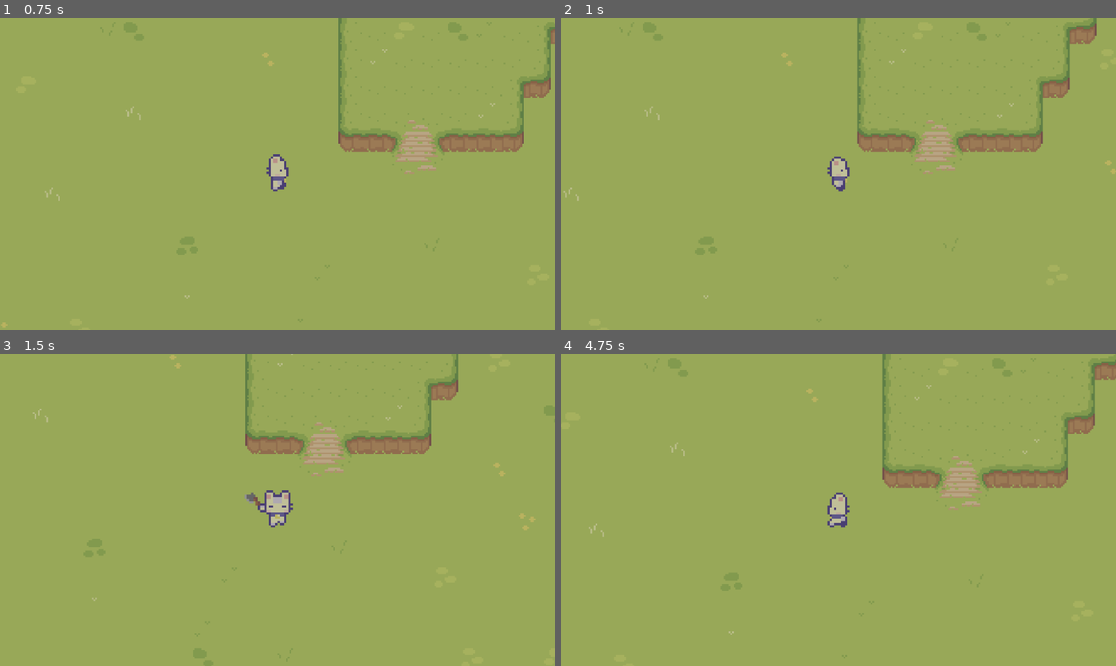
Above: before the commit, frames 1-4 (two rows, left to right).
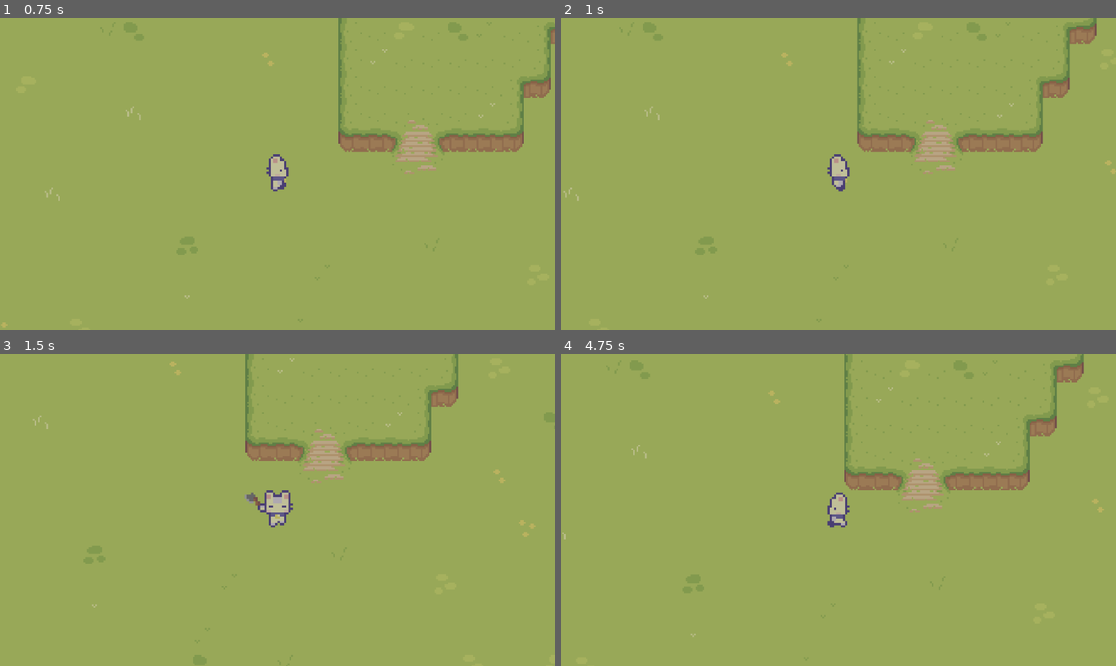
Above: after the commit, the same moments.

Repository: lazoulios/godot-2d-untitled-unfinished
Game: Godot game, scene res://Scenes/main.tscn
The game is run twice, just before and just after one commit, with the same random seed, the same clock (stepped at 60 frames per second) and the same inputs.
Inputs (mouse positions are in pixels of both pictures, inside the frame that each line leads up to):
- Up to frame 1 (0.75 s): tap Enter at 0.5 s; move the mouse to (399, 158) at 0.52 s; hold D (right) from 0.53 s (still down); hold Shift (run) from 0.53 s (still down)
- Up to frame 2 (1 s): keep holding D (right); keep holding Shift (run)
- Up to frame 3 (1.5 s): move the mouse to (166, 525) at 1.27 s; release D (right) at 1.28 s; release Shift (run) at 1.28 s; hold S (down) from 1.28 s (still down); click (166, 525) at 1.35 s
- Up to frame 4 (4.75 s): tap Shift (run) at 1.55, 2.85, 3.8, 4.35 s; move the mouse to (894, 441) at 2.02 s; release S (down) at 2.03 s; hold D (right) 2.03-2.78 s; hold Shift (run) 2.03-2.78 s; move the mouse to (810, 572) at 2.77 s; hold W (up) 2.78-3.53 s; move the mouse to (1005, 556) at 3.52 s; press the mouse at (1005, 556) at 3.53 s; hold A (left) from 3.53 s (still down); move the mouse to (672, 463) at 4.27 s; release the mouse at (672, 463) at 4.28 s

Frame 1 is identical in both runs. In frame 2, less than 0.1% of the frame differs, in the area x 48-51%, y 43-48%; in frame 3, 2.3%; in frame 4, 4.3%, in the area x 0-100%, y 0-91%.

Commit message:
Fixed running animation not working. Added hitboxes for player, enemy and axe

Diff:
--- a/Characters/Enemy.gd
+++ b/Characters/Enemy.gd
@@ -10,11 +10,16 @@
 func _physics_process(_delta):
 	if player_chase:
 		position += (player.position -position) / speed
+		$AnimatedSprite2D.play("walk")
+		if (player.position.x - position.x < 0):
+			$AnimatedSprite2D.flip_h = true
+		else:
+			$AnimatedSprite2D.flip_h = false
 
 func _on_actionable_body_shape_entered(_body_rid:RID, body:Node2D, _body_shape_index:int, _local_shape_index:int):
 	player = body
 	player_chase = true
-	$AnimatedSprite2D.play("walk")
+
 
 func _on_actionable_body_shape_exited(_body_rid:RID, _body:Node2D, _body_shape_index:int, _local_shape_index:int):
 	player = null
--- a/Characters/Enemy.tscn
+++ b/Characters/Enemy.tscn
@@ -132,17 +132,19 @@
 [sub_resource type="CircleShape2D" id="CircleShape2D_rltc6"]
 radius = 58.0086
 
+[sub_resource type="CircleShape2D" id="CircleShape2D_7fxvh"]
+radius = 8.08824
+
 [node name="Enemy" type="CharacterBody2D"]
 script = ExtResource("1_wgeul")
-speed = 45.0
+speed = 55.0
 
 [node name="AnimatedSprite2D" type="AnimatedSprite2D" parent="."]
 texture_filter = 1
 position = Vector2(0, -1)
 scale = Vector2(0.8, 0.8)
 sprite_frames = SubResource("SpriteFrames_nks23")
-animation = &"walk"
-frame_progress = 0.64837
+animation = &"idle"
 speed_scale = 1.5
 
 [node name="CollisionShape2D" type="CollisionShape2D" parent="."]
@@ -157,5 +159,11 @@
 shape = SubResource("CircleShape2D_rltc6")
 debug_color = Color(0.929412, 0.223529, 0.356863, 0.419608)
 
+[node name="Enemy_Hitbox" type="Area2D" parent="."]
+
+[node name="CollisionShape2D" type="CollisionShape2D" parent="Enemy_Hitbox"]
+scale = Vector2(0.98909, 0.988175)
+shape = SubResource("CircleShape2D_7fxvh")
+
 [connection signal="body_shape_entered" from="Actionable" to="." method="_on_actionable_body_shape_entered"]
 [connection signal="body_shape_exited" from="Actionable" to="." method="_on_actionable_body_shape_exited"]
--- a/Characters/Player.gd
+++ b/Characters/Player.gd
@@ -19,16 +19,19 @@
 			attack()
 
 func move():
-
 	input_movement = Input.get_vector("left","right","up","down")
-
 	if input_movement != Vector2.ZERO:
 		animation_tree.set("parameters/idle/blend_position",input_movement)
 		animation_tree.set("parameters/walk/blend_position",input_movement)
 		animation_tree.set("parameters/run/blend_position",input_movement)
 		animation_tree.set("parameters/attack/blend_position",input_movement)
-		state_machine.travel("walk")
-		velocity = input_movement * move_speed
+		if Input.get_action_strength("run"):
+			velocity = input_movement * (move_speed+sprint_speed)
+			state_machine.travel("run")
+		else :
+			velocity = input_movement * move_speed
+			state_machine.travel("walk")
+
 
 	if input_movement == Vector2.ZERO:
 		state_machine.travel("idle")
--- a/Characters/Player.tscn
+++ b/Characters/Player.tscn
@@ -19,6 +19,30 @@
 "transitions": PackedFloat32Array(1),
 "update": 1,
 "values": [0]
+}
+tracks/1/type = "value"
+tracks/1/imported = false
+tracks/1/enabled = true
+tracks/1/path = NodePath("Axe/CollisionShape2D:position")
+tracks/1/interp = 1
+tracks/1/loop_wrap = true
+tracks/1/keys = {
+"times": PackedFloat32Array(0),
+"transitions": PackedFloat32Array(1),
+"update": 0,
+"values": [Vector2(-1.20192, 11.4063)]
+}
+tracks/2/type = "value"
+tracks/2/imported = false
+tracks/2/enabled = true
+tracks/2/path = NodePath("Axe/CollisionShape2D:disabled")
+tracks/2/interp = 1
+tracks/2/loop_wrap = true
+tracks/2/keys = {
+"times": PackedFloat32Array(0),
+"transitions": PackedFloat32Array(1),
+"update": 1,
+"values": [true]
 }
 
 [sub_resource type="Animation" id="Animation_j8fis"]
@@ -50,6 +74,30 @@
 "method": &"on_state_reset"
 }]
 }
+tracks/2/type = "value"
+tracks/2/imported = false
+tracks/2/enabled = true
+tracks/2/path = NodePath("Axe/CollisionShape2D:position")
+tracks/2/interp = 1
+tracks/2/loop_wrap = true
+tracks/2/keys = {
+"times": PackedFloat32Array(0.3, 0.4, 0.5),
+"transitions": PackedFloat32Array(1, 1, 1),
+"update": 0,
+"values": [Vector2(-10.3846, 1.53846), Vector2(-1.20192, 11.4063), Vector2(-1.20192, 11.4063)]
+}
+tracks/3/type = "value"
+tracks/3/imported = false
+tracks/3/enabled = true
+tracks/3/path = NodePath("Axe/CollisionShape2D:disabled")
+tracks/3/interp = 1
+tracks/3/loop_wrap = true
+tracks/3/keys = {
+"times": PackedFloat32Array(0, 0.3, 0.5),
+"transitions": PackedFloat32Array(1, 1, 1),
+"update": 1,
+"values": [true, false, true]
+}
 
 [sub_resource type="Animation" id="Animation_8hqme"]
 resource_name = "attack_left"
@@ -80,6 +128,30 @@
 "method": &"on_state_reset"
 }]
 }
+tracks/2/type = "value"
+tracks/2/imported = false
+tracks/2/enabled = true
+tracks/2/path = NodePath("Axe/CollisionShape2D:position")
+tracks/2/interp = 1
+tracks/2/loop_wrap = true
+tracks/2/keys = {
+"times": PackedFloat32Array(0.3, 0.4),
+"transitions": PackedFloat32Array(1, 1),
+"update": 0,
+"values": [Vector2(-0.769231, -3.07692), Vector2(-5.38462, 0.769231)]
+}
+tracks/3/type = "value"
+tracks/3/imported = false
+tracks/3/enabled = true
+tracks/3/path = NodePath("Axe/CollisionShape2D:disabled")
+tracks/3/interp = 1
+tracks/3/loop_wrap = true
+tracks/3/keys = {
+"times": PackedFloat32Array(0.1, 0.3, 0.5),
+"transitions": PackedFloat32Array(1, 1, 1),
+"update": 1,
+"values": [true, false, true]
+}
 
 [sub_resource type="Animation" id="Animation_ohg2d"]
 resource_name = "attack_right"
@@ -110,6 +182,30 @@
 "method": &"on_state_reset"
 }]
 }
+tracks/2/type = "value"
+tracks/2/imported = false
+tracks/2/enabled = true
+tracks/2/path = NodePath("Axe/CollisionShape2D:position")
+tracks/2/interp = 1
+tracks/2/loop_wrap = true
+tracks/2/keys = {
+"times": PackedFloat32Array(0.3, 0.4),
+"transitions": PackedFloat32Array(1, 1),
+"update": 0,
+"values": [Vector2(3.07692, -2.30769), Vector2(5.38462, 2.30769)]
+}
+tracks/3/type = "value"
+tracks/3/imported = false
+tracks/3/enabled = true
+tracks/3/path = NodePath("Axe/CollisionShape2D:disabled")
+tracks/3/interp = 1
+tracks/3/loop_wrap = true
+tracks/3/keys = {
+"times": PackedFloat32Array(0.1, 0.3, 0.5),
+"transitions": PackedFloat32Array(1, 1, 1),
+"update": 1,
+"values": [true, false, true]
+}
 
 [sub_resource type="Animation" id="Animation_p08qn"]
 resource_name = "attack_up"
@@ -139,6 +235,30 @@
 "args": [],
 "method": &"on_state_reset"
 }]
+}
+tracks/2/type = "value"
+tracks/2/imported = false
+tracks/2/enabled = true
+tracks/2/path = NodePath("Axe/CollisionShape2D:position")
+tracks/2/interp = 1
+tracks/2/loop_wrap = true
+tracks/2/keys = {
+"times": PackedFloat32Array(0.3, 0.4),
+"transitions": PackedFloat32Array(1, 1),
+"update": 0,
+"values": [Vector2(6.92308, -4.61539), Vector2(-5.96046e-08, -10)]
+}
+tracks/3/type = "value"
+tracks/3/imported = false
+tracks/3/enabled = true
+tracks/3/path = NodePath("Axe/CollisionShape2D:disabled")
+tracks/3/interp = 1
+tracks/3/loop_wrap = true
+tracks/3/keys = {
+"times": PackedFloat32Array(0.1, 0.3, 0.5),
+"transitions": PackedFloat32Array(1, 1, 1),
+"update": 1,
+"values": [true, false, true]
 }
 
 [sub_resource type="Animation" id="Animation_tbucc"]
@@ -505,12 +625,18 @@
 transitions = ["Start", "idle", SubResource("AnimationNodeStateMachineTransition_xqkcf"), "idle", "walk", SubResource(" …(864 unchanged characters)…
 graph_offset = Vector2(-14, -24)
 
+[sub_resource type="RectangleShape2D" id="RectangleShape2D_rwhaf"]
+size = Vector2(26.8919, 19.0191)
+
+[sub_resource type="CircleShape2D" id="CircleShape2D_8w1yu"]
+radius = 10.7692
+
 [node name="Player" type="CharacterBody2D"]
 light_mask = 3
 scale = Vector2(1.3, 1.3)
 collision_layer = 3
 script = ExtResource("1_ksqon")
-sprint_speed = 30.0
+move_speed = 80.0
 
 [node name="Sprite2D" type="Sprite2D" parent="."]
 texture_filter = 1
@@ -537,3 +663,15 @@
 parameters/idle/blend_position = Vector2(-0.00800002, 0.663877)
 parameters/run/blend_position = Vector2(-0.00160003, 0.024229)
 parameters/walk/blend_position = Vector2(0, 0)
+
+[node name="Axe" type="Area2D" parent="."]
+
+[node name="CollisionShape2D" type="CollisionShape2D" parent="Axe"]
+position = Vector2(-1.20192, 11.4063)
+shape = SubResource("RectangleShape2D_rwhaf")
+disabled = true
+
+[node name="Player_Hitbox" type="Area2D" parent="."]
+
+[node name="CollisionShape2D" type="CollisionShape2D" parent="Player_Hitbox"]
+shape = SubResource("CircleShape2D_8w1yu")
Not shown: 1 places in Characters/Enemy.tscn that only renumber resources
Not shown: 1 places in Characters/Player.tscn that only renumber resources
